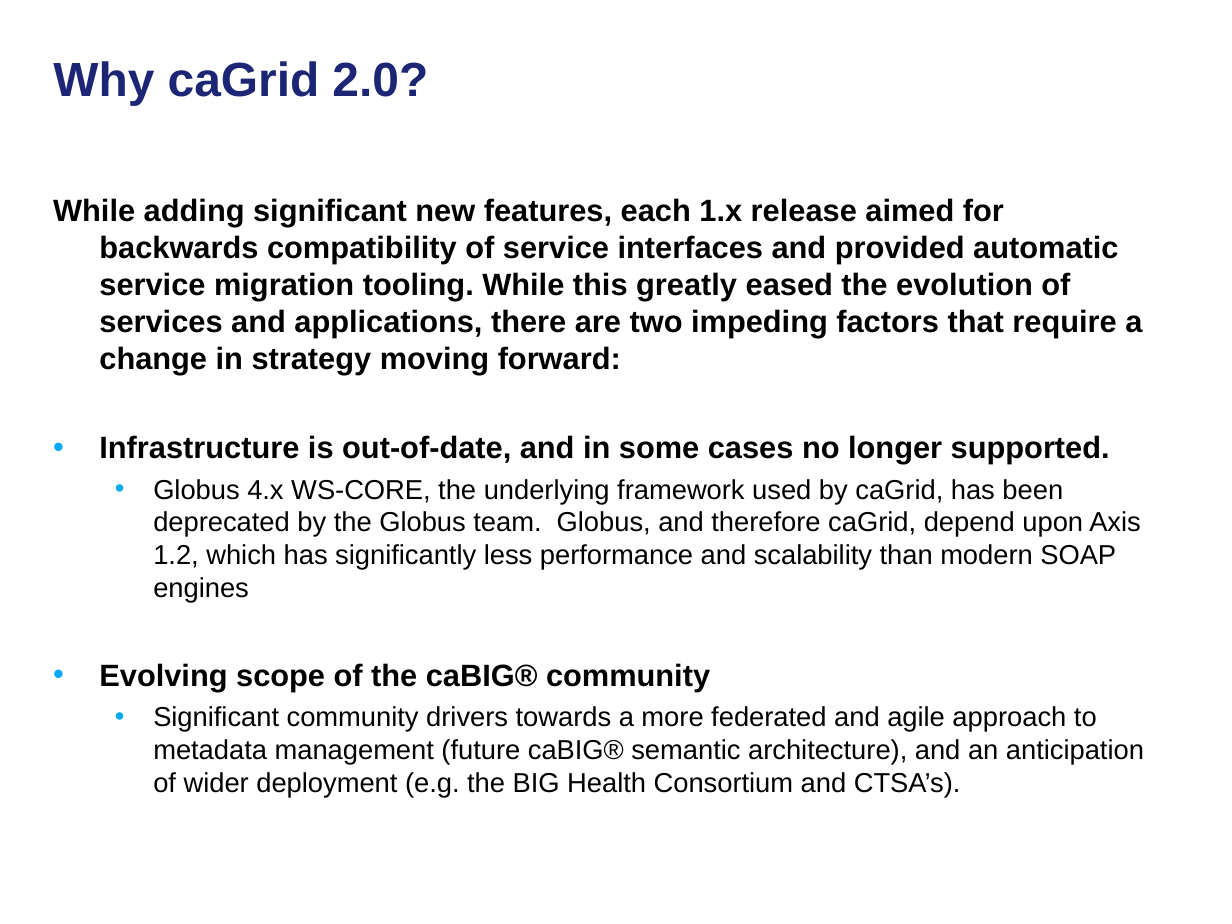
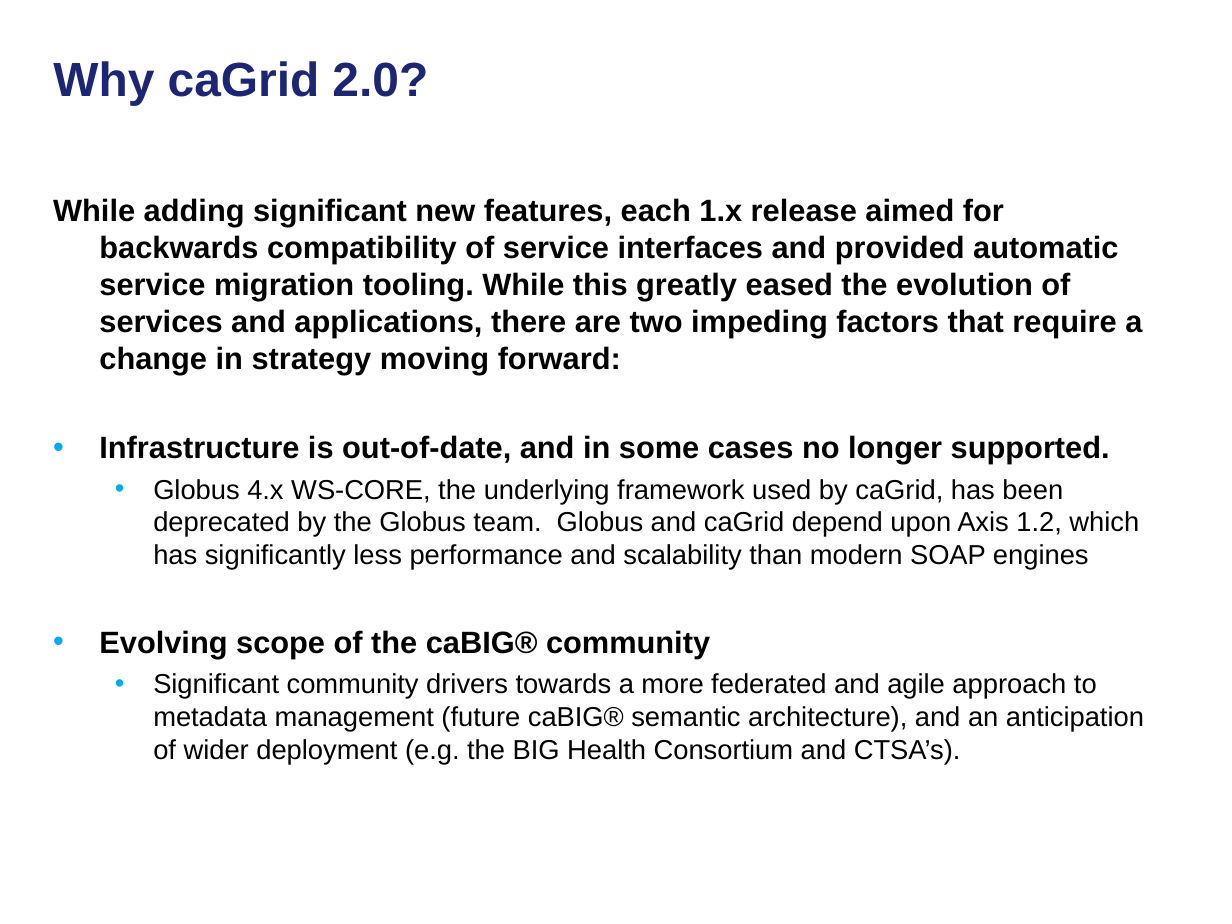
Before and after one commit to NCIP/cagrid-docs, a slide deck: slide 4 of general/presentations/200910_VCDE_ARCH/20091022_Arch_VCDE_caGrid_Future.ppt (slide 8 before the commit). Drawn at 1232x924 pixels with LibreOffice and Linux fonts; fonts in the diff are those of the drawing; background and template pictures are left out. Boxes give left, top, right and bottom in pixels: in the first picture for what was removed or moved away, otherwise in the second. Text is boxed around its words. In the diff, an @@ line names an element or a change of style, - is before the commit and + after.

```diff
--- a/general/presentations/200910_VCDE_ARCH/20091022_Arch_VCDE_caGrid_Future.ppt
+++ b/general/presentations/200910_VCDE_ARCH/20091022_Arch_VCDE_caGrid_Future.ppt
@@ text at bbox=[153, 479, 1139, 570]: text changed @@
-  • Globus 4.x WS-CORE, the underlying framework used by caGrid, has been deprecated by the Globus team. Globus, and therefore caGrid, depend upon Axis 1.2, which has significantly less performance and scalability than modern SOAP engines
+  • Globus 4.x WS-CORE, the underlying framework used by caGrid, has been deprecated by the Globus team. Globus and caGrid depend upon Axis 1.2, which has significantly less performance and scalability than modern SOAP engines
```
Also in this commit, not shown: 8 other slides changed, 4 slides added, 1 slide removed.
